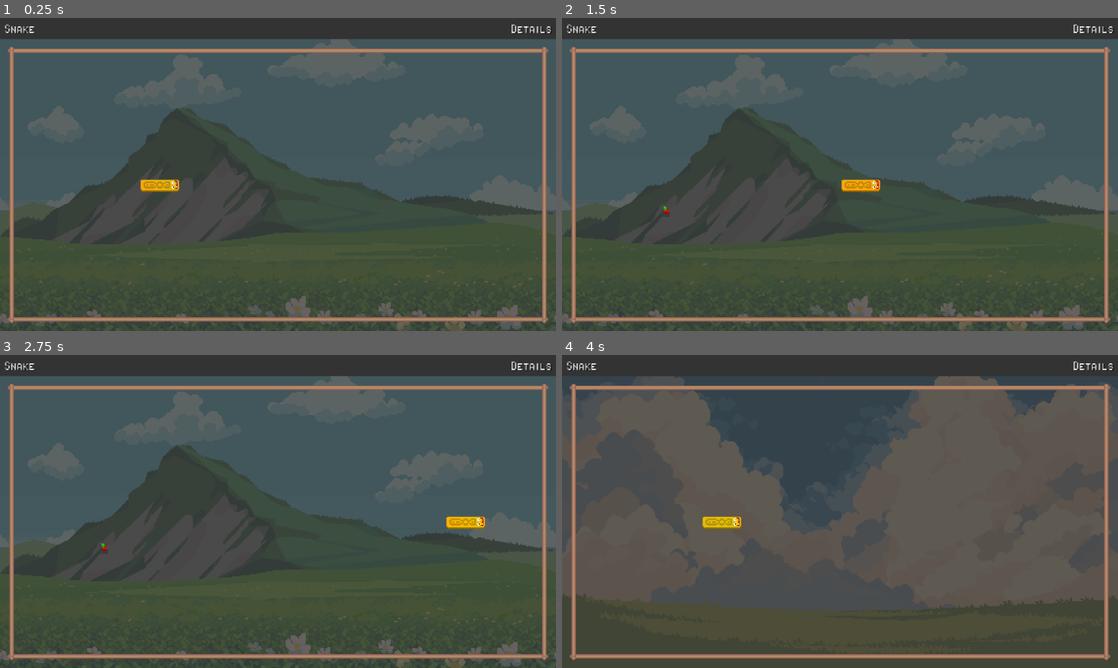
Above: before the commit, frames 1-4 (two rows, left to right).
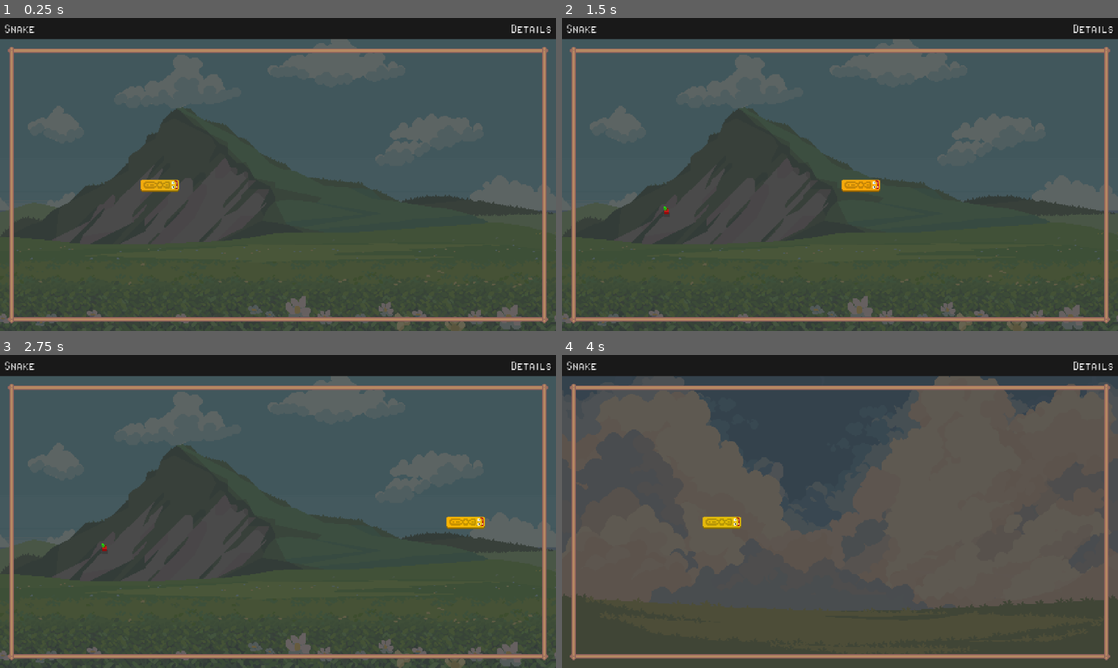
Above: after the commit, the same moments.

Repository: toupeira/ministry-of-fun
Game: Godot game, scene res://main.tscn
Same seed, same stepped clock (60 frames per second), same inputs: the game is played once before the commit and once after it.
Inputs (mouse positions are in pixels of both pictures, inside the frame that each line leads up to):
- Up to frame 1 (0.25 s): no input
- Up to frame 2 (1.5 s): tap Enter at 0.5 s; move the mouse to (962, 158) at 0.52 s; hold Right (right) 0.53-1.25 s; click (962, 158) at 0.67 s; drag from (728, 190) to (812, 237) at 1.27 s
- Up to frame 3 (2.75 s): move the mouse to (333, 442) at 2.02 s; hold Right (right) from 2.03 s (still down)
- Up to frame 4 (4 s): release Right (right) at 2.75 s; drag from (812, 574) to (673, 464) at 2.77 s; click "Restart" at 3.5 s

The runs differ from the first frame. In frame 1, 6.4% of the frame differs, in the area x 0-100%, y 0-7%; in frame 2, 6.4%; in frame 3, 6.4%; in frame 4, 6.4%.

Commit message:
chore(hud): tweak header color

Diff:
--- a/shared/hud.tscn
+++ b/shared/hud.tscn
@@ -13,7 +13,7 @@
 anchor_right = 1.0
 offset_bottom = 24.0
 grow_horizontal = 2
-color = Color(0.2, 0.2, 0.2, 1)
+color = Color(0.1, 0.1, 0.1, 1)
 
 [node name="Title" type="Label" parent="." unique_id=1838887233]
 unique_name_in_owner = true
